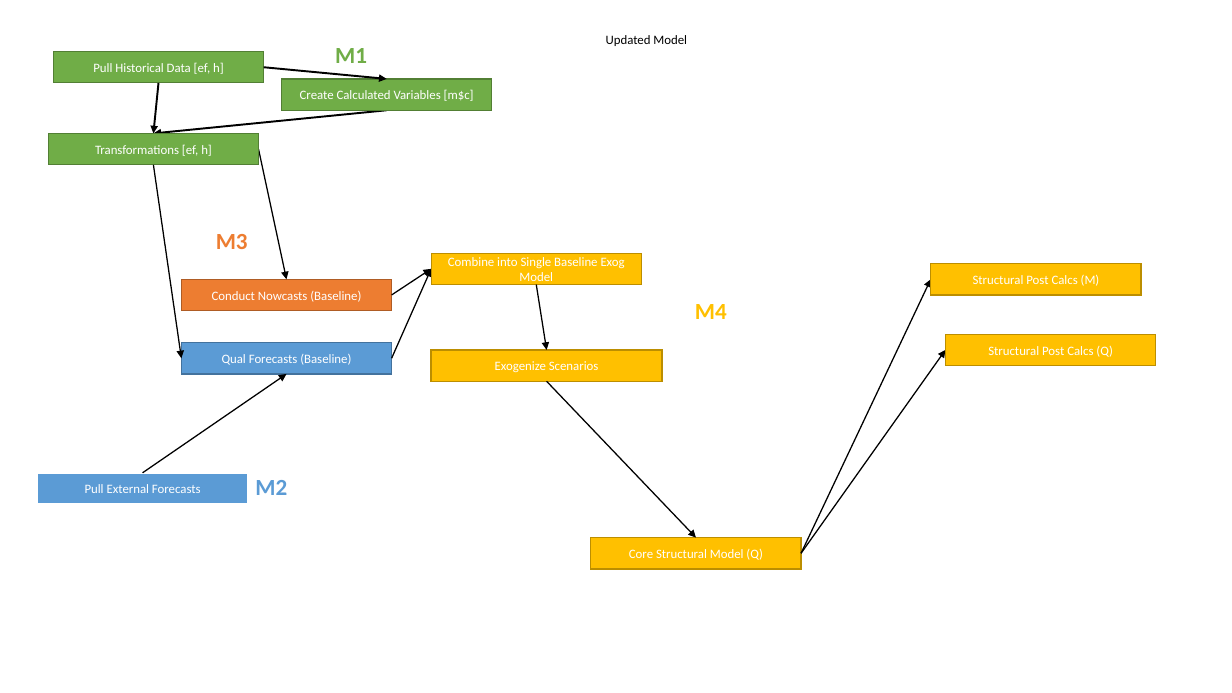
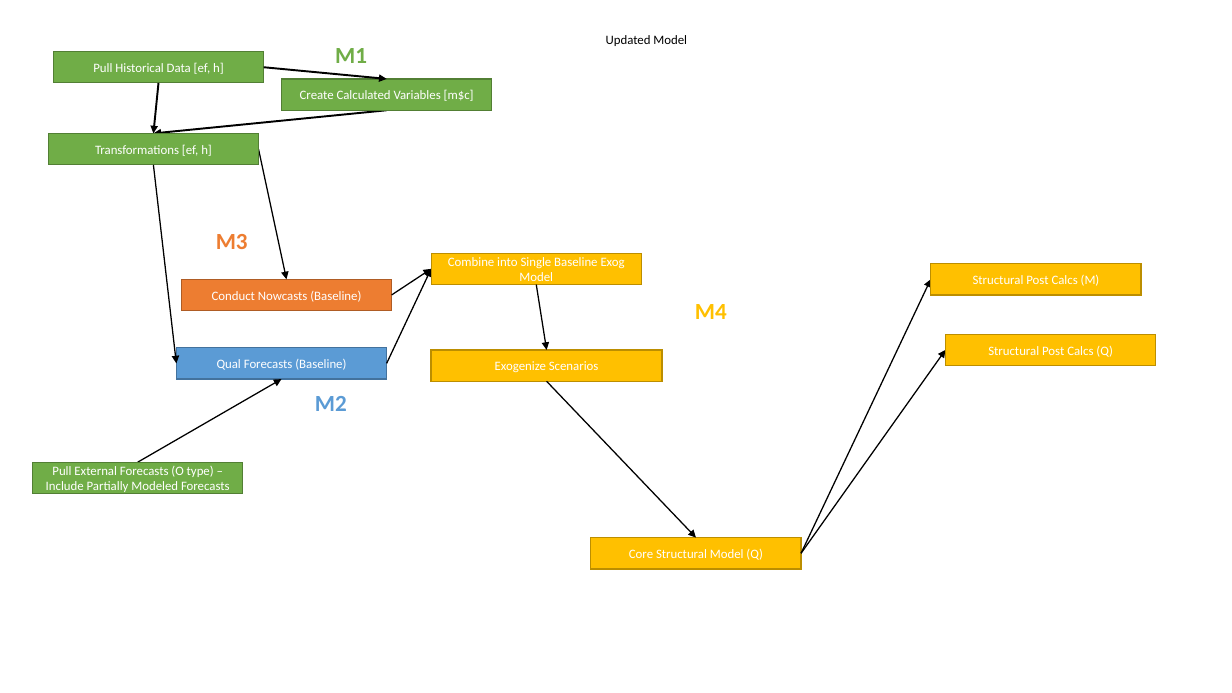
Before and after one commit to bongohead/econforecasting-r, a slide deck: slide 1 of documentation-templates/model-flow.pptx. Drawn at 1232x693 pixels with LibreOffice and Linux fonts; fonts in the diff are those of the drawing. Boxes give left, top, right and bottom in pixels: in the first picture for what was removed or moved away, otherwise in the second. Text is boxed around its words. In the diff, an @@ line names an element or a change of style, - is before the commit and + after.

```diff
--- a/documentation-templates/model-flow.pptx
+++ b/documentation-templates/model-flow.pptx
@@ arrow moved from (153, 165) - (181, 359) to (153, 165) - (177, 363) @@
@@ arrow moved from (392, 359) - (432, 269) to (386, 363) - (432, 269) @@
@@ rectangle "Qual Forecasts (Baseline)": place and size @@
-rectangle "Qual Forecasts (Baseline)" at [181, 343, 392, 374]
+rectangle "Qual Forecasts (Baseline)" at [177, 348, 387, 379]
@@ arrow moved from (142, 473) - (287, 374) to (138, 462) - (282, 379) @@
@@ text "M2": place and size @@
-text "M2" at [255, 480, 287, 495]
+text "M2" at [315, 396, 347, 411]
@@ rectangle "Pull External Forecasts (O type) ...": place and size @@
-rectangle "Pull External Forecasts (O type) ..." at [38, 473, 249, 505]
+rectangle "Pull External Forecasts (O type) ..." at [32, 462, 243, 494]
@@ rectangle "Pull External Forecasts (O type) ..." at [32, 462, 243, 494]: fill #5B9BD5 to #70AD47; outline #FFFFFF 1.5 pt to #538035 1 pt @@
@@ text in rectangle at [46, 466, 230, 494]: text changed @@
-Pull External Forecasts
+Pull External Forecasts (O type) – Include Partially Modeled Forecasts
```
Also in this commit, not shown: 56 other files.
